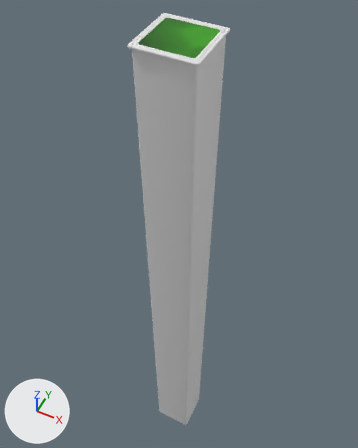
An edit to the FBX model assets/3D/models/hole_new/Hole7.fbx, drawn before and after from the same camera.
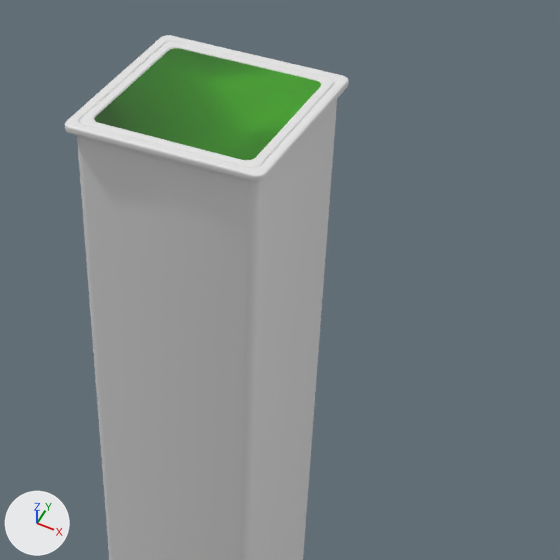
There are two pictures of each version: one whole from a camera (50 mm lens) standing at (0.054, -0.108, 0.064) and looking at (-0.011, 0.021, -0.097), one close up on the part from 29% to 86% of the width and 0% to 45% of the height. Every picture has the same lights, and +X, +Y and +Z are marked at lower left. The last two pictures show the newer version. Where no turn or scale is listed for an object, it has been applied to the vertices.

Names of what the first close-up shows: 'Hole7_Heigh.004', 'Hole7_Hidden', 'Hole7_Hole.005', 'Hole7_Hole_in..001'.
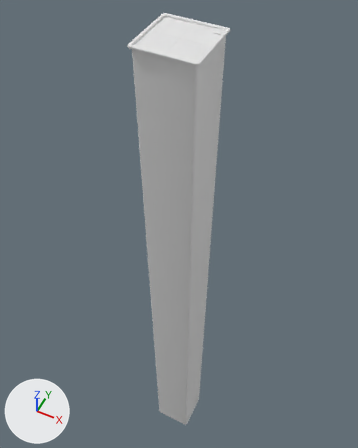
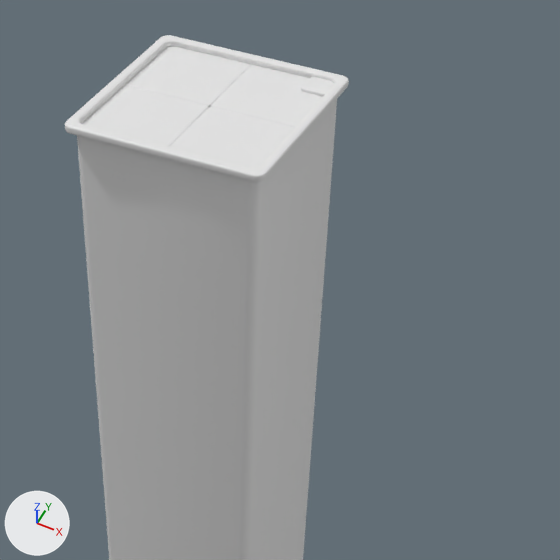
What differs and where, as boxes (x1, y1, x2, y2) in the close-ups (560 x 560 px):
'Hole7_Hidden', deleted (green): before (94, 48, 321, 160)
'Hole7_Hole_in..001', deleted: before (80, 41, 335, 168)
'Hole7_Door4.004', unchanged, uncovered by the edit: after (169, 107, 295, 168)
'Hole7_Door3.004', unchanged, uncovered by the edit: after (81, 85, 209, 147)
'Hole7_Door2.004', unchanged, uncovered by the edit: after (125, 46, 251, 107)
'Hole7_Door1.004', unchanged, uncovered by the edit: after (211, 65, 323, 127)

The change in detail:
Object 'Hole7_Hole_in..001' (ob_hole7_hole_in__001) is deleted.
Object 'Hole7_Hidden' (ob_hole7_hidden) is deleted.
